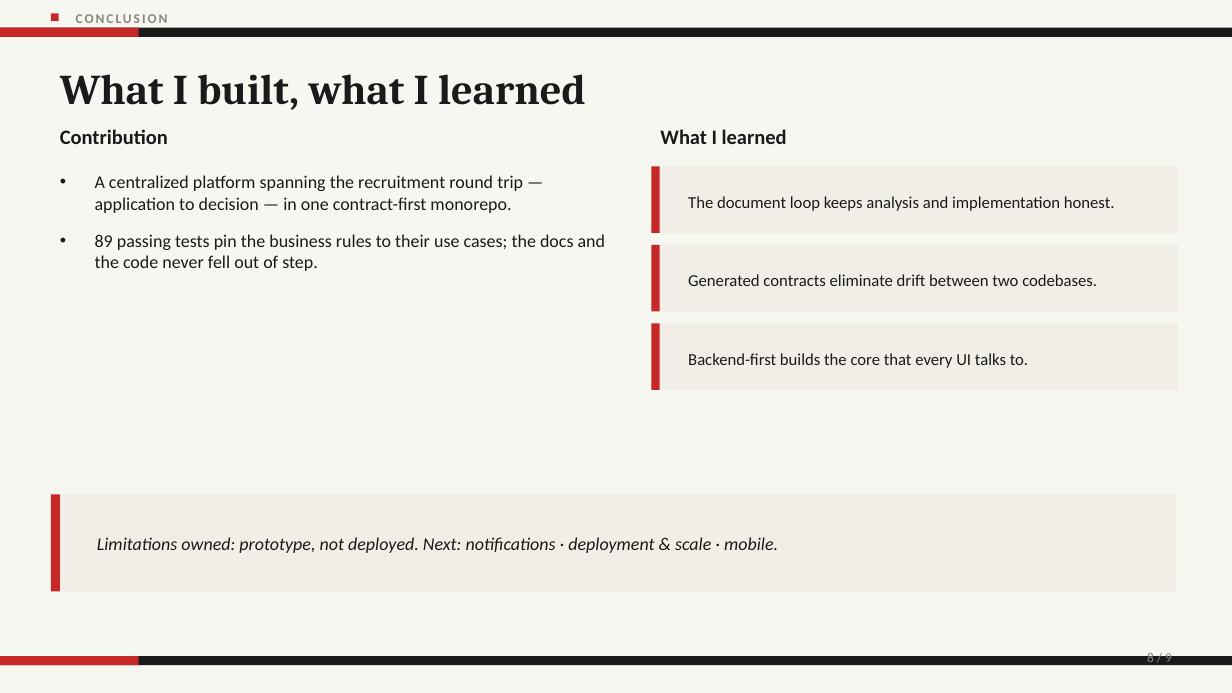
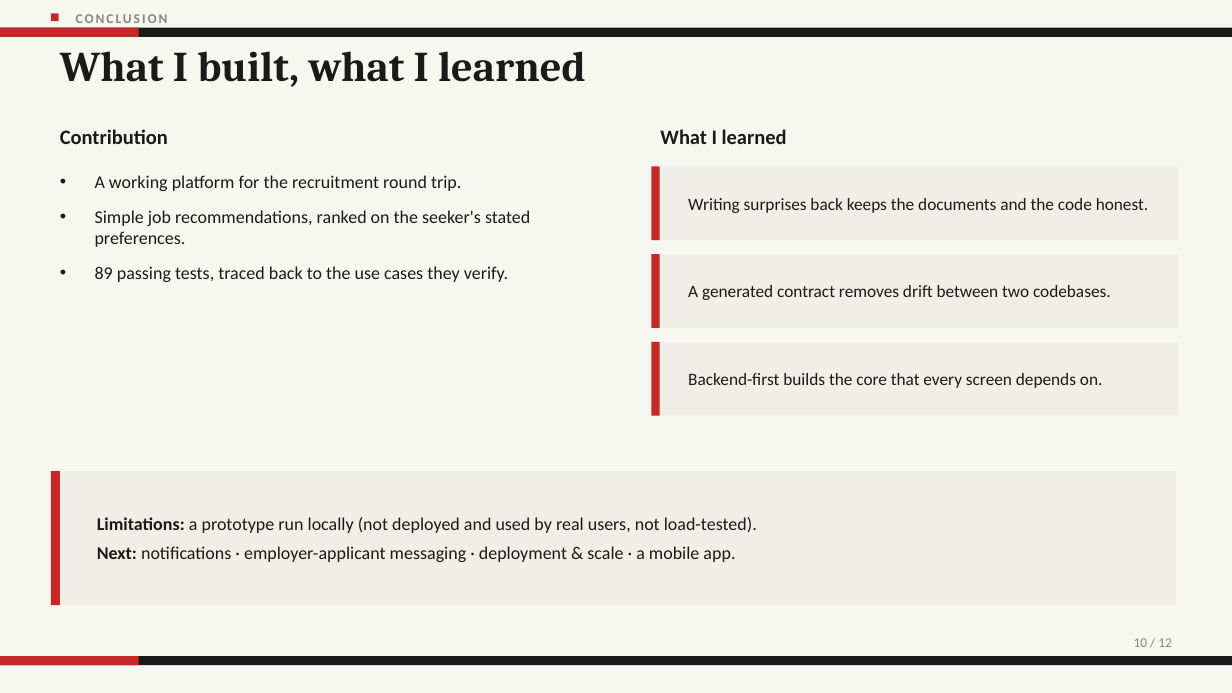
Before and after one commit to SiPhung953/Bachelor-Thesis-Report, a slide deck: slide 10 of presentation/defense-deck.pptx (slide 8 before the commit). Drawn at 1232x693 pixels with LibreOffice and Linux fonts; fonts in the diff are those of the drawing. Boxes give left, top, right and bottom in pixels: in the first picture for what was removed or moved away, otherwise in the second. Text is boxed around its words. In the diff, an @@ line names an element or a change of style, - is before the commit and + after.

```diff
--- a/presentation/defense-deck.pptx
+++ b/presentation/defense-deck.pptx
@@ text "What I built, what I ...": place and size @@
-text "What I built, what I ..." at bbox=[60, 74, 586, 110]
+text "What I built, what I ..." at bbox=[60, 51, 586, 87]
@@ text at bbox=[95, 175, 530, 282]: text changed @@
-• A centralized platform spanning the recruitment round trip — application to decision — in one contract-first monorepo.
-• 89 passing tests pin the business rules to their use cases; the docs and the code never fell out of step.
+• A working platform for the recruitment round trip.
+• Simple job recommendations, ranked on the seeker's stated preferences.
+• 89 passing tests, traced back to the use cases they verify.
@@ rectangle: place and size @@
-rectangle at bbox=[652, 166, 1178, 233]
+rectangle at bbox=[652, 166, 1178, 240]
@@ rectangle: place and size @@
-rectangle at bbox=[652, 166, 660, 233]
+rectangle at bbox=[652, 166, 660, 240]
@@ text at bbox=[688, 198, 1148, 213]: text changed; size 13 to 13.5 pt @@
-The document loop keeps analysis and implementation honest.
+Writing surprises back keeps the documents and the code honest.
@@ rectangle: place and size @@
-rectangle at bbox=[652, 245, 1178, 311]
+rectangle at bbox=[652, 254, 1178, 328]
@@ rectangle: place and size @@
-rectangle at bbox=[652, 245, 660, 311]
+rectangle at bbox=[652, 254, 660, 328]
@@ text at bbox=[688, 285, 1111, 300]: text changed; size 13 to 13.5 pt @@
-Generated contracts eliminate drift between two codebases.
+A generated contract removes drift between two codebases.
@@ rectangle: place and size @@
-rectangle at bbox=[652, 323, 1178, 390]
+rectangle at bbox=[652, 342, 1178, 416]
@@ rectangle: place and size @@
-rectangle at bbox=[652, 323, 660, 390]
+rectangle at bbox=[652, 342, 660, 416]
@@ text at bbox=[688, 373, 1103, 388]: text changed; size 13 to 13.5 pt @@
-Backend-first builds the core that every UI talks to.
+Backend-first builds the core that every screen depends on.
@@ rectangle: place and size @@
-rectangle at bbox=[51, 494, 1177, 592]
+rectangle at bbox=[51, 471, 1177, 605]
@@ rectangle: place and size @@
-rectangle at bbox=[51, 494, 60, 592]
+rectangle at bbox=[51, 471, 60, 605]
@@ text at bbox=[97, 517, 757, 562]: text changed; italic off @@
-Limitations owned: prototype, not deployed. Next: notifications · deployment & scale · mobile.
+Limitations: a prototype run locally (not deployed and used by real users, not load-tested).
+Next: notifications · employer-applicant messaging · deployment & scale · a mobile app.
@@ text at bbox=[1134, 638, 1172, 647]: text changed @@
-8 / 9
+10 / 12
```
Also in this commit, not shown: 4 other slides changed, 21 slides added, 4 slides removed, 7 other files.
